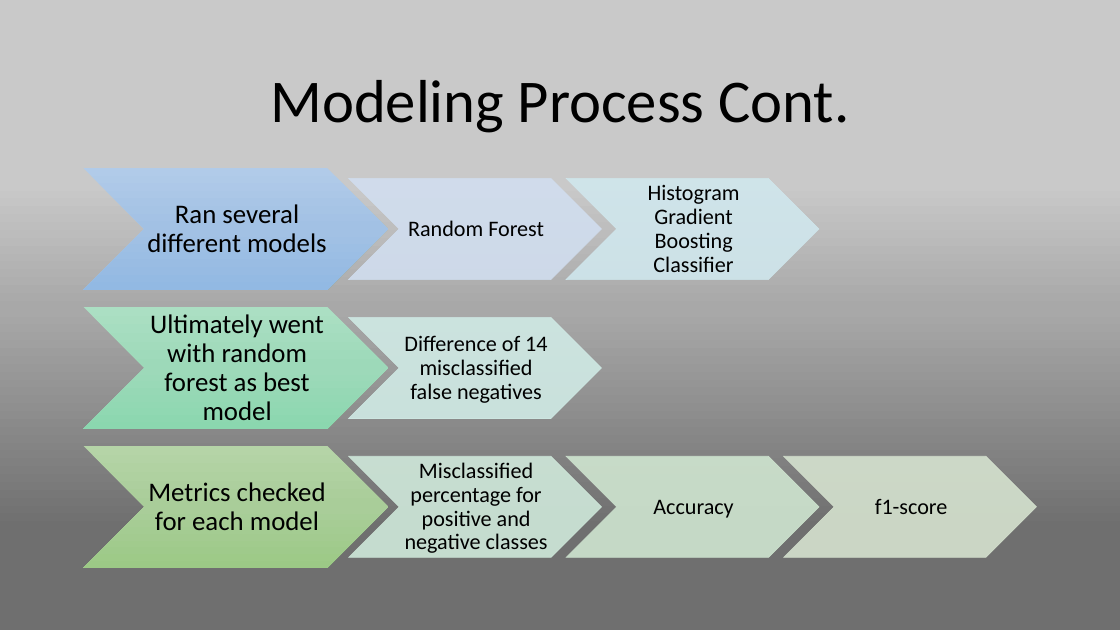
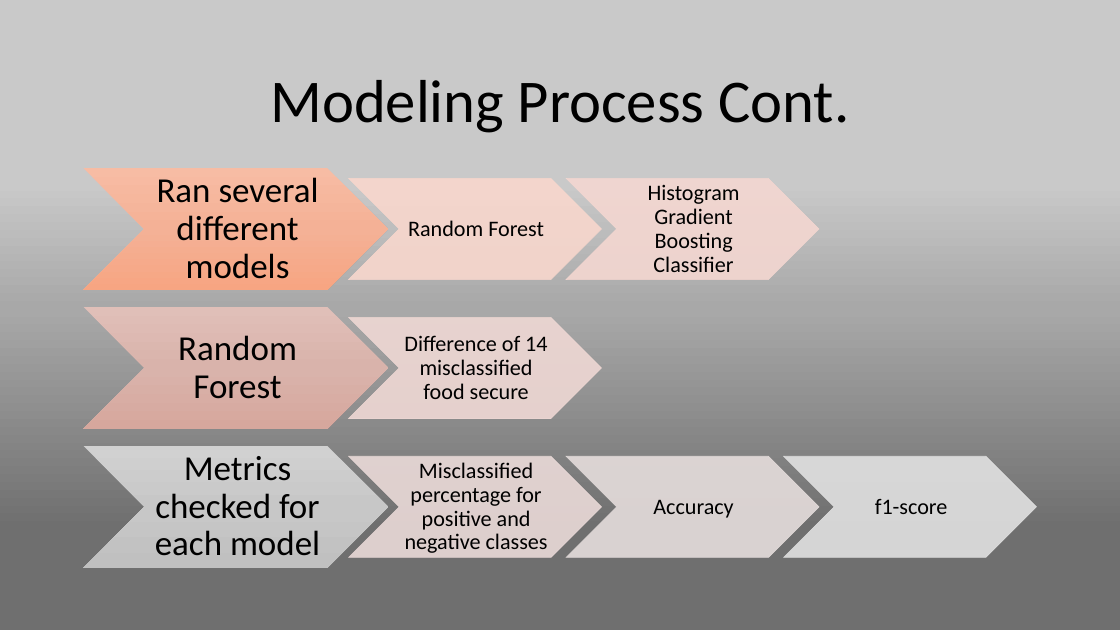
Before and after one commit to cassyclark96/food-insecurity-project, a slide deck: slide 10 of food-security-slides.pptx. Drawn at 1120x630 pixels with LibreOffice and Linux fonts; fonts in the diff are those of the drawing. Boxes give left, top, right and bottom in pixels: in the first picture for what was removed or moved away, otherwise in the second. Text is boxed around its words. In the diff, an @@ line names an element or a change of style, - is before the commit and + after.

```diff
--- a/food-security-slides.pptx
+++ b/food-security-slides.pptx
@@ chevron at (83, 168, 388, 290): fill gradient #B1CBE9 to #A3C1E5 to #93B9E4 to gradient #F7BDA5 to #F5B196 to #F8A582 @@
@@ text "Ran several different models" at (157, 177, 319, 279): size 23 to 30 pt; more space between paragraphs @@
@@ chevron at (349, 178, 602, 279): fill #D2DEEF at 90% opacity to #F8D7CE at 90% opacity; outline #D2DEEF 0.5 pt to #F8D7CE 0.5 pt @@
@@ chevron at (566, 178, 819, 279): fill #D1E7ED at 90% opacity to #F4D7D1 at 90% opacity; outline #D1E7ED 0.5 pt to #F4D7D1 0.5 pt @@
@@ chevron at (83, 307, 388, 429): fill gradient #ABE0C3 to #9DDAB9 to #8CD8AF to gradient #E0C0B9 to #DAB4AC to #D7A89E @@
@@ chevron at (349, 318, 602, 418): fill #D0EBE6 at 90% opacity to #EFD8D5 at 90% opacity; outline #D0EBE6 0.5 pt to #EFD8D5 0.5 pt @@
@@ text at (178, 335, 297, 399): text changed; size 23 to 30 pt @@
-Ultimately went with random forest as best model
+Random Forest
@@ text at (404, 335, 547, 399): text changed @@
-Difference of 14 misclassified false negatives
+Difference of 14 misclassified food secure
@@ chevron at (83, 446, 388, 568): fill gradient #B5D5A7 to #AACE9A to #9CC987 to gradient #D2D2D2 to #C8C8C8 to #C0C0C0 @@
@@ text "Metrics checked for each model" at (155, 456, 320, 556): size 23 to 30 pt; more space between paragraphs @@
@@ chevron at (349, 456, 602, 557): fill #D0E8DB at 90% opacity to #EADAD9 at 90% opacity; outline #D0E8DB 0.5 pt to #EADAD9 0.5 pt @@
@@ chevron at (566, 456, 819, 557): fill #CFE6D1 at 90% opacity to #E6DDDD at 90% opacity; outline #CFE6D1 0.5 pt to #E6DDDD 0.5 pt @@
@@ chevron at (784, 456, 1037, 557): fill #D5E3CF at 90% opacity to #E1E1E1 at 90% opacity; outline #D5E3CF 0.5 pt to #E1E1E1 0.5 pt @@
```
Also in this commit, not shown: 7 other slides changed, 2 other files.
